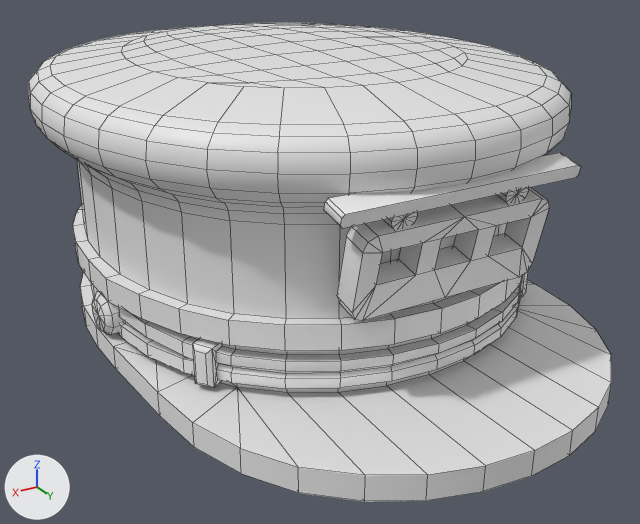
A saved change to the FBX model Assets/Content/3Dmodels/Attires/2_Hats/Monorail/OverseerCap/3Dmodel_Attire_Hat_MonorailOverseerCap.fbx.
Before and after are seen from a 50 mm camera at (0.185, 0.332, 0.181) aimed at (0.004, 0.031, 0.031). Lighting does not change. The marker at lower left points along +X, +Y and +Z. The first picture is the older version. Mesh edges are drawn as thin lines. Where no turn or scale is listed for an object, it has been applied to the vertices.

The older version as bpy lines, for what is in view:
```python
me_attire_hat_monorailoverseercap = bpy.data.meshes.new('Attire_Hat_MonorailOverseerCap')
me_attire_hat_monorailoverseercap.from_pydata(...)  # 997 vertices, 1080 faces; spans x -0.106..0.106, y -0.121..0.16, z 0.0..0.119
ob_attire_hat_monorailoverseercap = bpy.data.objects.new('Attire_Hat_MonorailOverseerCap', me_attire_hat_monorailoverseercap)
ob_attire_hat_monorailoverseercap.location = (0.0, 0.0, 0.0)
```
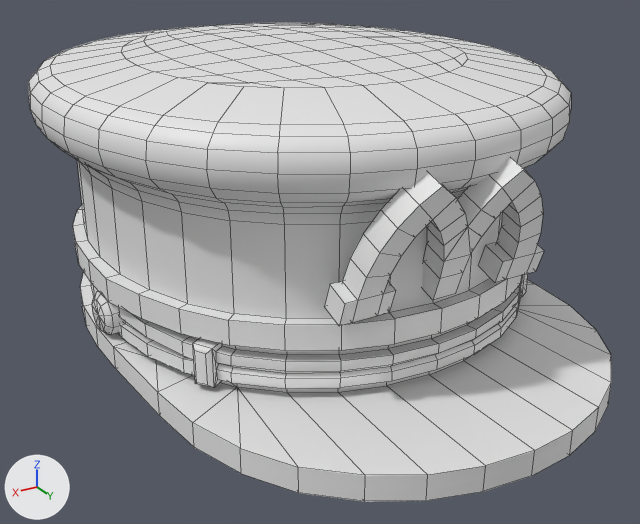
Commit message: Added Monorail Employees NPCs

Changed parts and their boxes (x1, y1, x2, y2) in the pictures (640 x 524 px):
part 1 of me_attire_hat_monorailoverseercap, rebuilt (27% taller): before (337, 188, 549, 321); after (324, 157, 544, 326)
part 2 of me_attire_hat_monorailoverseercap, deleted: before (497, 188, 528, 203)
part 3 of me_attire_hat_monorailoverseercap, deleted: before (384, 212, 417, 229)
part 4 of me_attire_hat_monorailoverseercap, deleted: before (324, 153, 581, 228)

What the commit changed:
me_attire_hat_monorailoverseercap is used by ob_attire_hat_monorailoverseercap; location (0.0, 0.0, 0.0).
me_attire_hat_monorailoverseercap had 997 vertices, 1080 faces and spanned x -0.106..0.106, y -0.121..0.16, z 0.0..0.119.
me_attire_hat_monorailoverseercap now has 975 vertices, 1027 faces and spans x -0.106..0.106, y -0.121..0.16, z 0.0..0.119.
me_attire_hat_monorailoverseercap part 1: the loose piece of 52 vertices spanning x -0.04..0.04, y 0.1..0.118, z 0.045..0.08 is rebuilt with 98 vertices and now spans x -0.044..0.044, y 0.1..0.126, z 0.045..0.097.
me_attire_hat_monorailoverseercap part 2: the loose piece of 26 vertices spanning x -0.029..-0.019, y 0.11..0.118, z 0.076..0.088 is deleted.
me_attire_hat_monorailoverseercap part 3: the loose piece of 26 vertices spanning x 0.019..0.029, y 0.11..0.118, z 0.076..0.088 is deleted.
me_attire_hat_monorailoverseercap part 4: the loose piece of 16 vertices spanning x -0.05..0.05, y 0.109..0.12, z 0.084..0.091 is deleted.
